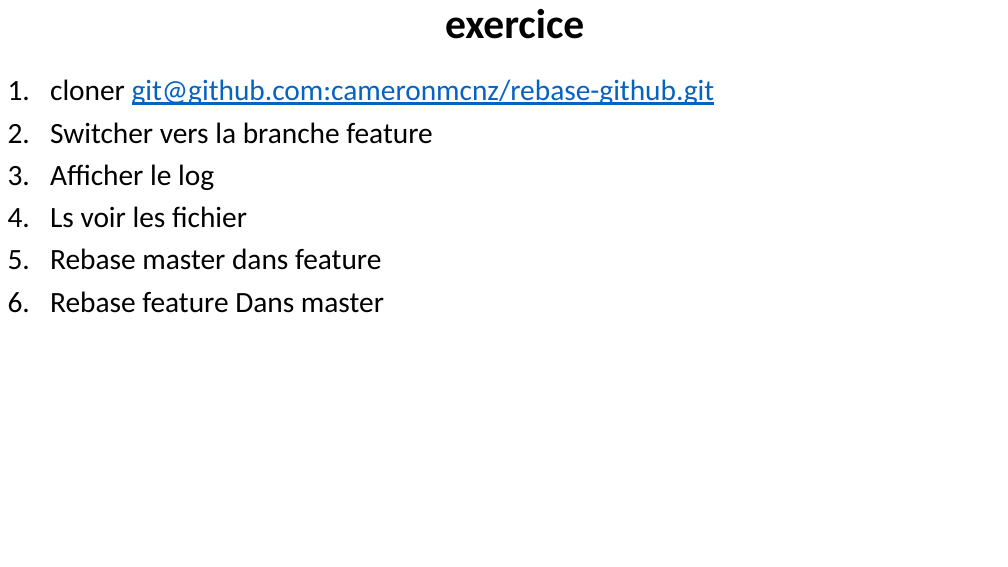
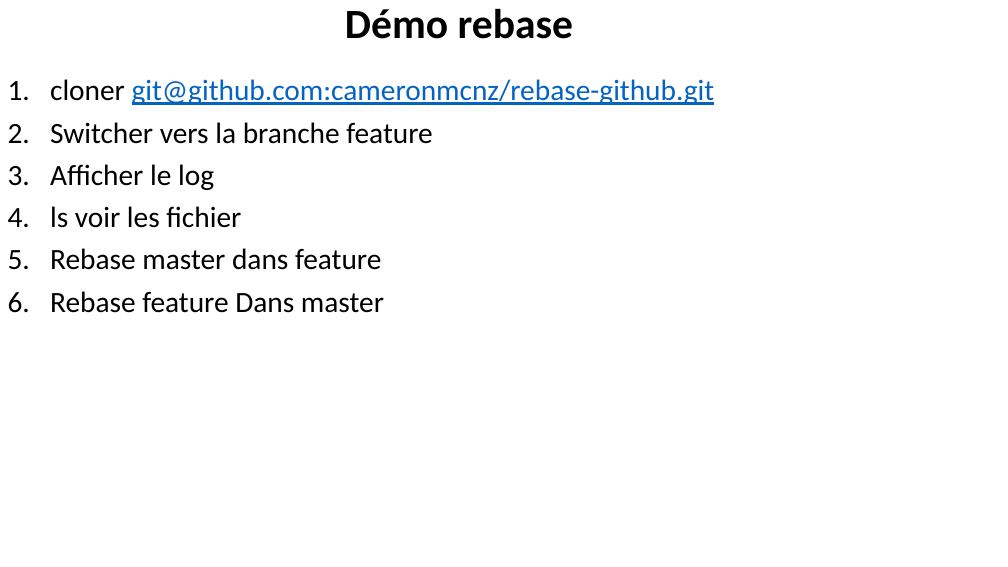
Before and after one commit to belakebiboussad/form, a slide deck: slide 37 of Formation Git.pptx (slide 34 before the commit). Drawn at 1008x567 pixels with LibreOffice and Linux fonts; fonts in the diff are those of the drawing. Boxes give left, top, right and bottom in pixels: in the first picture for what was removed or moved away, otherwise in the second. Text is boxed around its words. In the diff, an @@ line names an element or a change of style, - is before the commit and + after.

```diff
--- a/Formation Git.pptx
+++ b/Formation Git.pptx
@@ title at <box>345,8,573,39</box>: text changed @@
-exercice
+Démo rebase
@@ text at <box>50,206,241,228</box>: text changed @@
-4. Ls voir les fichier
+4. ls voir les fichier
```
Also in this commit, not shown: 9 other slides changed, 3 slides added, 1 other file.
